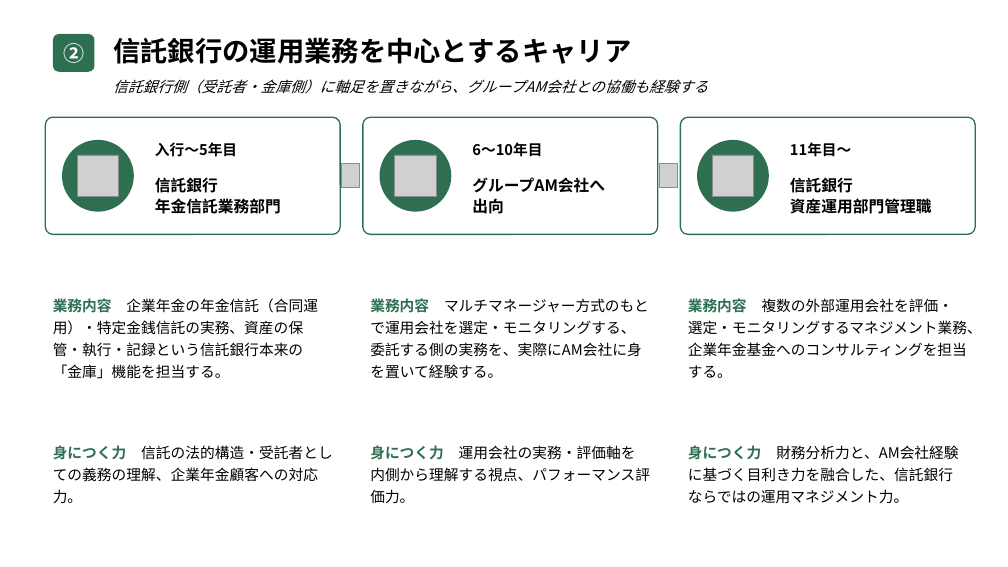
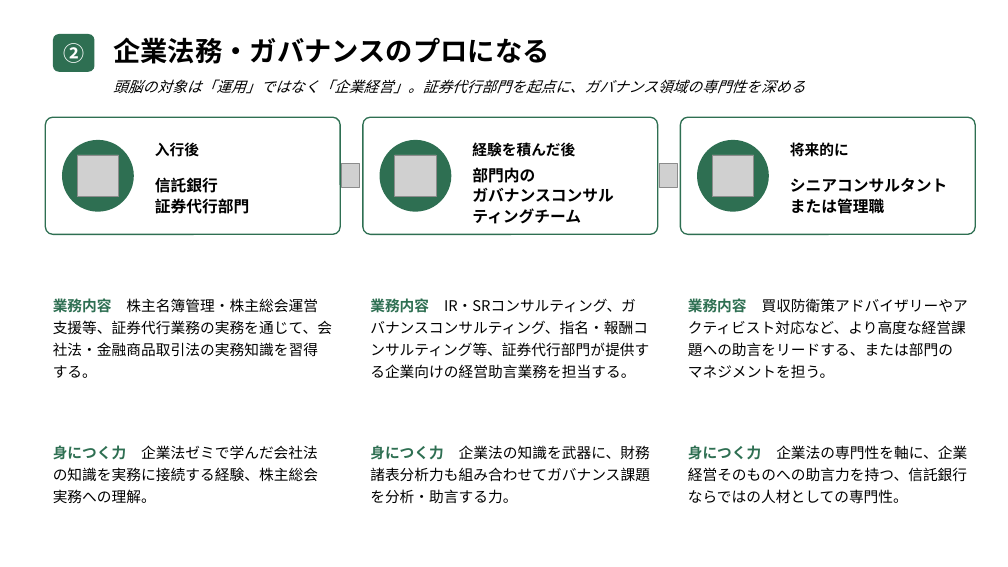
Before and after one commit to nasukazunori/NasuVault2, a slide deck: slide 6 of 信吾/銀行研究/添付ファイル/信託銀行キャリア形成モデル.pptx (slide 5 before the commit). Drawn at 1008x567 pixels with LibreOffice and Linux fonts; fonts in the diff are those of the drawing; grey boxes stand for pictures. Boxes give left, top, right and bottom in pixels: in the first picture for what was removed or moved away, otherwise in the second. Text is boxed around its words. In the diff, an @@ line names an element or a change of style, - is before the commit and + after.

```diff
--- a/信吾/銀行研究/添付ファイル/信託銀行キャリア形成モデル.pptx
+++ b/信吾/銀行研究/添付ファイル/信託銀行キャリア形成モデル.pptx
@@ text at (113, 37, 549, 64): text changed @@
-信託銀行の運用業務を中心とするキャリア
+企業法務・ガバナンスのプロになる
@@ text at (113, 79, 805, 94): text changed @@
-信託銀行側（受託者・金庫側）に軸足を置きながら、グループAM会社との協働も経験する
+頭脳の対象は「運用」ではなく「企業経営」。証券代行部門を起点に、ガバナンス領域の専門性を深める
@@ text at (155, 142, 199, 157): text changed @@
-入行〜5年目
+入行後
@@ text at (472, 142, 575, 157): text changed @@
-6〜10年目
+経験を積んだ後
@@ text at (790, 142, 849, 157): text changed @@
-11年目〜
+将来的に
@@ text at (472, 167, 613, 224): text changed @@
-グループAM会社へ
-出向
+部門内の
+ガバナンスコンサルティングチーム
@@ text at (790, 178, 947, 214): text changed @@
-信託銀行
-資産運用部門管理職
+シニアコンサルタント
+または管理職
@@ text at (155, 198, 249, 214): text changed @@
-年金信託業務部門
+証券代行部門
@@ text at (53, 298, 332, 378): text changed @@
-業務内容 企業年金の年金信託（合同運用）・特定金銭信託の実務、資産の保管・執行・記録という信託銀行本来の「金庫」機能を担当する。
+業務内容 株主名簿管理・株主総会運営支援等、証券代行業務の実務を通じて、会社法・金融商品取引法の実務知識を習得する。
@@ text at (370, 298, 649, 379): text changed @@
-業務内容 マルチマネージャー方式のもとで運用会社を選定・モニタリングする、委託する側の実務を、実際にAM会社に身を置いて経験する。
+業務内容 IR・SRコンサルティング、ガバナンスコンサルティング、指名・報酬コンサルティング等、証券代行部門が提供する企業向けの経営助言業務を担当する。
@@ text at (688, 298, 968, 378): text changed @@
-業務内容 複数の外部運用会社を評価・選定・モニタリングするマネジメント業務、企業年金基金へのコンサルティングを担当する。
+業務内容 買収防衛策アドバイザリーやアクティビスト対応など、より高度な経営課題への助言をリードする、または部門のマネジメントを担う。
@@ text at (53, 445, 318, 504): text changed @@
-身につく力 信託の法的構造・受託者としての義務の理解、企業年金顧客への対応力。
+身につく力 企業法ゼミで学んだ会社法の知識を実務に接続する経験、株主総会実務への理解。
@@ text at (370, 445, 650, 503): text changed @@
-身につく力 運用会社の実務・評価軸を内側から理解する視点、パフォーマンス評価力。
+身につく力 企業法の知識を武器に、財務諸表分析力も組み合わせてガバナンス課題を分析・助言する力。
@@ text at (688, 445, 967, 504): text changed @@
-身につく力 財務分析力と、AM会社経験に基づく目利き力を融合した、信託銀行ならではの運用マネジメント力。
+身につく力 企業法の専門性を軸に、企業経営そのものへの助言力を持つ、信託銀行ならではの人材としての専門性。
```
Also in this commit, not shown: 5 other slides changed, 1 slide added, 1 other file.
